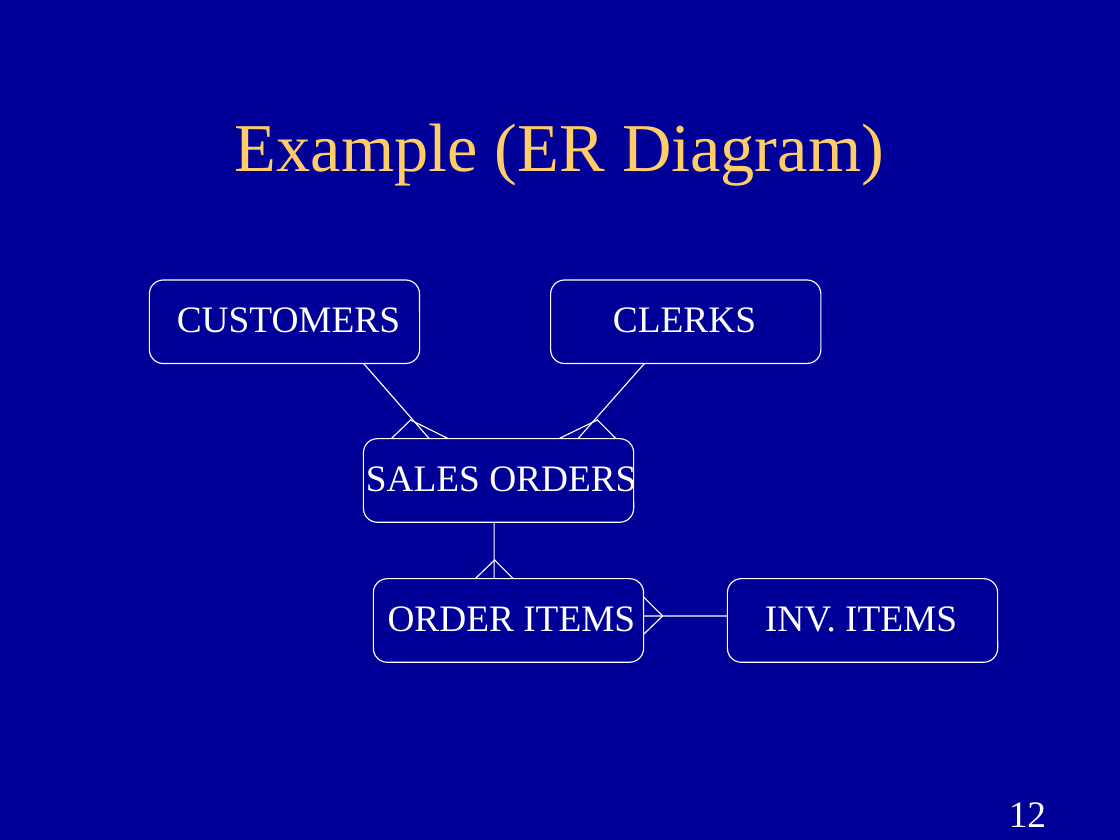
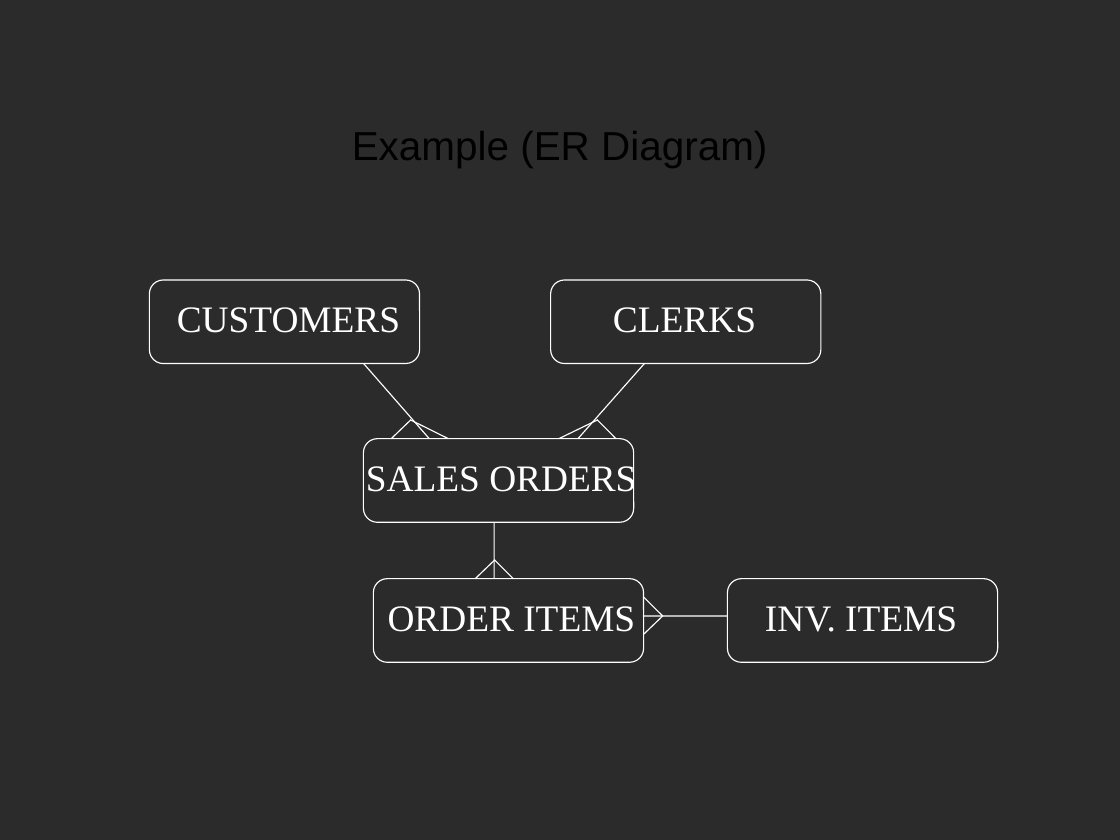
Before and after one commit to pkisambira/environment, a slide deck: slide 13 of ER-Diagram.ppt (slide 12 before the commit). Drawn at 1120x840 pixels with LibreOffice and Linux fonts; fonts in the diff are those of the drawing; background and template pictures are left out; a plain dark background stands for a picture behind light text. Boxes give left, top, right and bottom in pixels: in the first picture for what was removed or moved away, otherwise in the second. Text is boxed around its words. In the diff, an @@ line names an element or a change of style, - is before the commit and + after.

```diff
--- a/ER-Diagram.ppt
+++ b/ER-Diagram.ppt
@@ background #000099 to picture (left out) @@
@@ title "Example (ER Diagram)" at <box>352,131,767,168</box>: size 44 to 26 pt, font Times New Roman to Arial, text colour #FFCC66 to #000000 @@
@@ page number removed at <box>1009,802,1046,827</box> @@
-12
```
Also in this commit, not shown: 11 other slides changed, 1 slide added.
